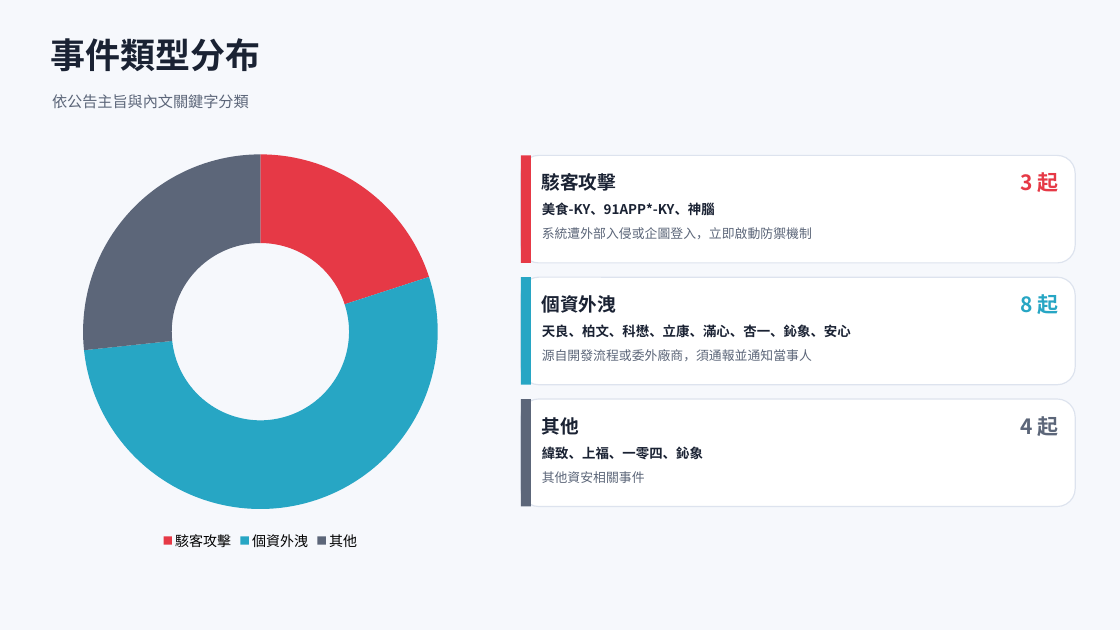
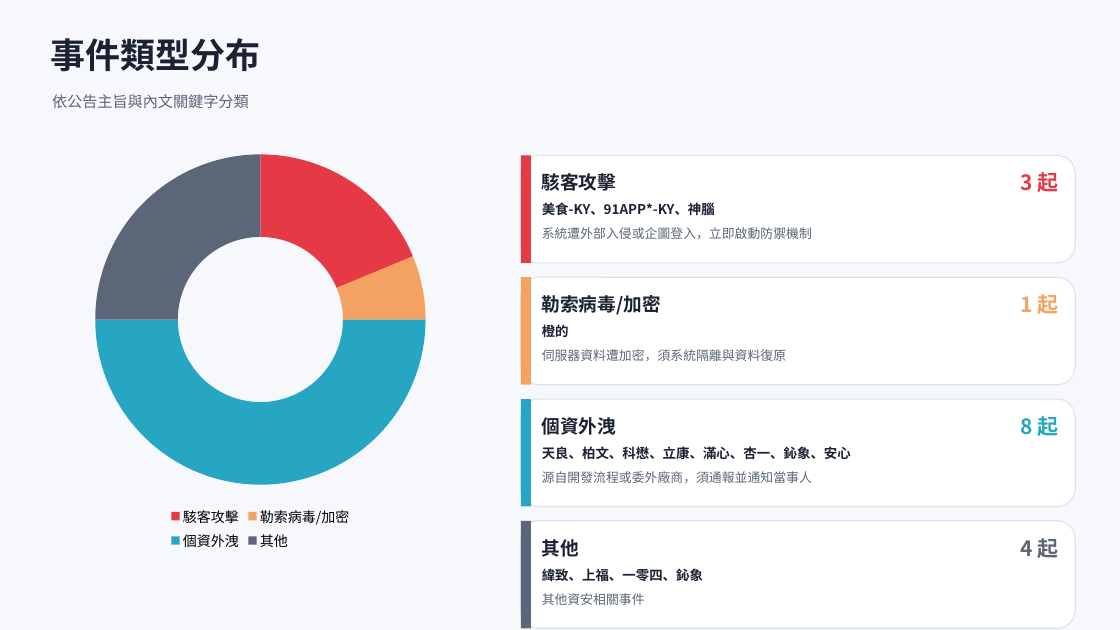
Before and after one commit to Johnnylin77/mops-isec-monitor, a slide deck: slide 3 of 資安事件因應分析.pptx. Drawn at 1120x630 pixels with LibreOffice and Linux fonts; fonts in the diff are those of the drawing. Boxes give left, top, right and bottom in pixels: in the first picture for what was removed or moved away, otherwise in the second. Text is boxed around its words. In the diff, an @@ line names an element or a change of style, - is before the commit and + after.

```diff
--- a/資安事件因應分析.pptx
+++ b/資安事件因應分析.pptx
@@ doughnut chart at [42,143,479,555] @@
-categories: 駭客攻擊, 個資外洩, 其他
+categories: 駭客攻擊, 勒索病毒/加密, 個資外洩, 其他
-Series 1: 20, 53, 27
+Series 1: 19, 6, 50, 25
@@ rectangle at [521,277,531,385]: fill #27A6C4 to #F4A261 @@
@@ text at [542,295,661,315]: text changed @@
-個資外洩
+勒索病毒/加密
@@ text at [1020,294,1058,314]: text changed; text colour #27A6C4 to #F4A261 @@
-8 起
+1 起
@@ text at [542,324,569,337]: text changed @@
-天良、柏文、科懋、立康、滿心、杏一、鈊象、安心
+橙的
@@ text at [542,349,786,361]: text changed @@
-源自開發流程或委外廠商，須通報並通知當事人
+伺服器資料遭加密，須系統隔離與資料復原
@@ rectangle at [521,399,531,507]: fill #5C6679 to #27A6C4 @@
@@ text at [542,417,616,435]: text changed @@
-其他
+個資外洩
@@ text at [1020,416,1058,436]: text changed; text colour #5C6679 to #27A6C4 @@
-4 起
+8 起
@@ text at [542,446,851,460]: text changed @@
-緯致、上福、一零四、鈊象
+天良、柏文、科懋、立康、滿心、杏一、鈊象、安心
@@ text at [542,471,812,483]: text changed @@
-其他資安相關事件
+源自開發流程或委外廠商，須通報並通知當事人
@@ rounded rectangle added at [521,521,1075,628], fill #FFFFFF, outline #DDE3EE 1 pt @@
@@ rectangle added at [521,521,531,628], fill #5C6679 @@
@@ text added at [542,539,579,557], 16 pt, text #1A2233, bold @@
+其他
@@ text added at [1020,538,1058,558], 18 pt, text #5C6679, bold @@
+4 起
@@ text added at [542,568,703,582], 11.5 pt, text #1A2233, bold @@
+緯致、上福、一零四、鈊象
@@ text added at [542,593,645,605], 11 pt, text #5C6679 @@
+其他資安相關事件
```
Also in this commit, not shown: 7 other slides changed, 2 other files.
